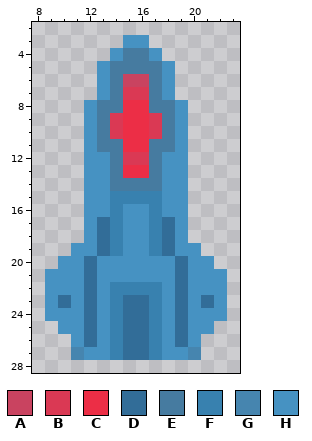
Two states of a pixel-art sprite, sprites/vulture_enemy.png. That is the earlier state.
The file is 32x32 pixels. Colours within 5 levels of each other are drawn and written as one. Shown: x 8..23, y 2..28.
Palette (. is transparent): A #c94360  B #da3954  C #ec2e46  D #326d98  E #467ba0  F #3881af  G #4685af  H #4692c2
The same view after the edit:
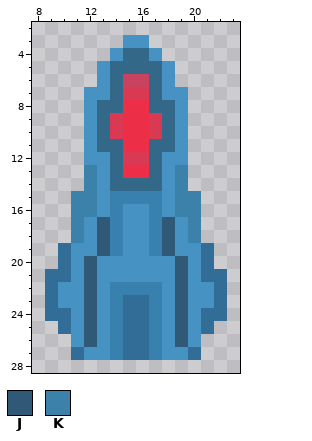
Colours new in this view: J #2f5976  K #3c81a9
From old to new:
colour E: #467ba0 -> #346889
y 7: x 12 . -> H; x 19 . -> H
y 13..14: x 12 H -> K; x 19 H -> K
y 15..16: x 11..12 .H -> KK; x 19..20 H. -> KK
y 17..18: x 11 . -> K; x 13 D -> J; x 18 D -> J; x 20 . -> K
y 19: x 10 . -> D; x 13 D -> J; x 18 D -> J; x 21 . -> D
y 20: x 10 H -> D; x 12 D -> J; x 19 D -> J; x 21 H -> D
y 21: x 9..10 HH -> DD; x 12 D -> J; x 19 D -> J; x 21..22 HH -> DD
y 22: x 9 H -> D; x 12 D -> J; x 19 D -> J; x 22 H -> D
y 23: x 9..10 HD -> DH; x 12 D -> J; x 19 D -> J; x 21..22 DH -> HD
y 24: x 9..10 HH -> DD; x 12 D -> J; x 19 D -> J; x 21..22 HH -> DD
y 25: x 10 H -> D; x 12 D -> J; x 19 D -> J; x 21 H -> D
y 26: x 12 D -> J; x 19 D -> J
y 27: x 11 G -> D; x 20 G -> D
Pixel boxes of the changes (left, top, right, bottom) in both pictures:
changed: (45, 48, 227, 360)
